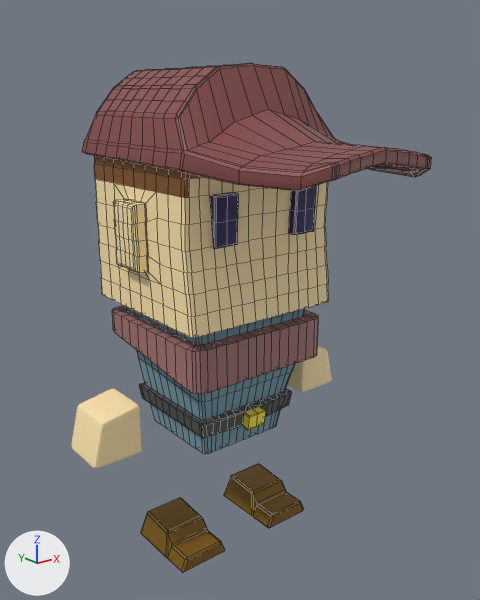
Two versions of the FBX model Assets/Props/Player.fbx, one commit apart.
Both versions are drawn from a 50 mm camera at (-0.059, -0.0804, 0.0704) aimed at (0.0005, -0.006, 0.0406). Lighting does not change. The marker at lower left points along +X, +Y and +Z. Mesh edges are drawn as thin lines on the coarser meshes. Where no turn or scale is listed for an object, it has been applied to the vertices.

In view in the first picture: 'Body1', 'Feet_Left', 'Feet_Right', 'Hand_Left', 'Hand_Right'.
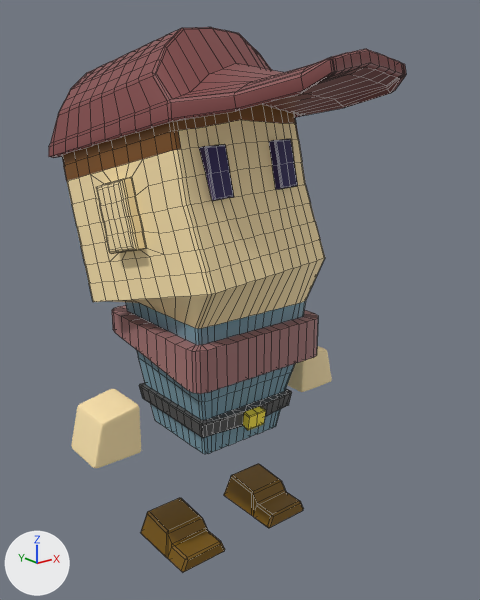
Changed parts and their boxes [x1, y1, x2, y2] in the pictures (480 x 600 px; the box of a moved part takes in the faces that stretch with it):
'Body1', reshaped (9% taller)
    before: [82, 63, 431, 454]
    after: [49, 27, 406, 454]
part 1 of me_mesh, moved or reshaped
    before: [82, 63, 431, 338]
    after: [49, 27, 406, 329]

The change, as a diff of the scene's bpy script:
```diff
--- a/Assets/Props/Player.fbx.py
+++ b/Assets/Props/Player.fbx.py
@@ me_mesh @@
 # used by ob_body1; location = (0.0, 0.0, 0.0)
-me_mesh.from_pydata(...)  # 2016 vertices, 2032 faces; spans x -0.0148..0.0148, y -0.0322..0.0142, z 0.018..0.0739
+me_mesh.from_pydata(...)  # 2016 vertices, 2032 faces; spans x -0.0188..0.0131, y -0.0285..0.0201, z 0.018..0.0787
+# me_mesh part 1: 1239 of the vertices in x -0.0148..0.0148, y -0.0322..0.0142, z 0.0397..0.0739 are multiplied about their middle by the matrix ((0.983, -0.179, -0.044), (0.184, 0.954, 0.235), (0.0, -0.239, 0.971)), then moved by (-0.0009, 0.003, 0.0052)
 me_mesh.materials.append(mat_casquette)
```
